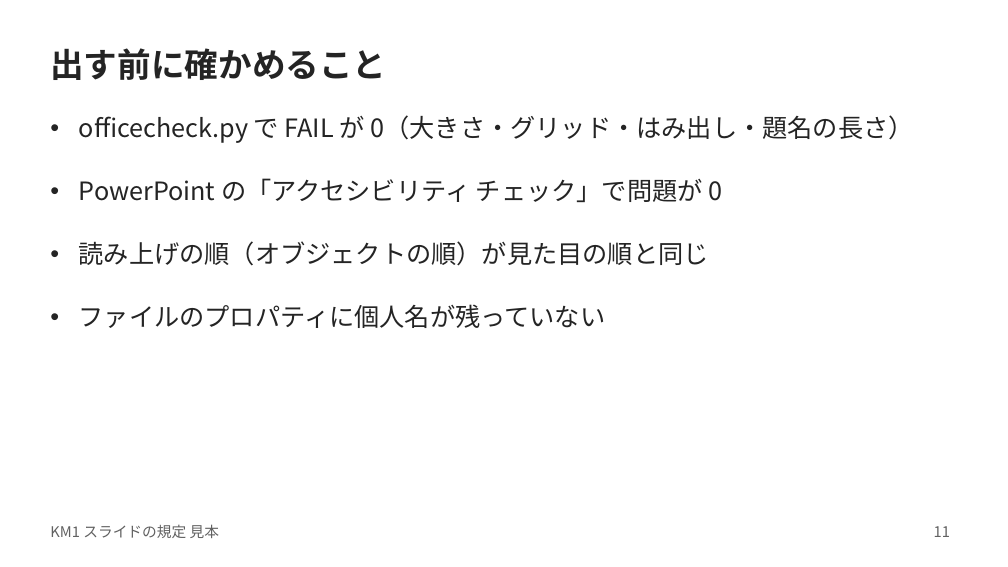
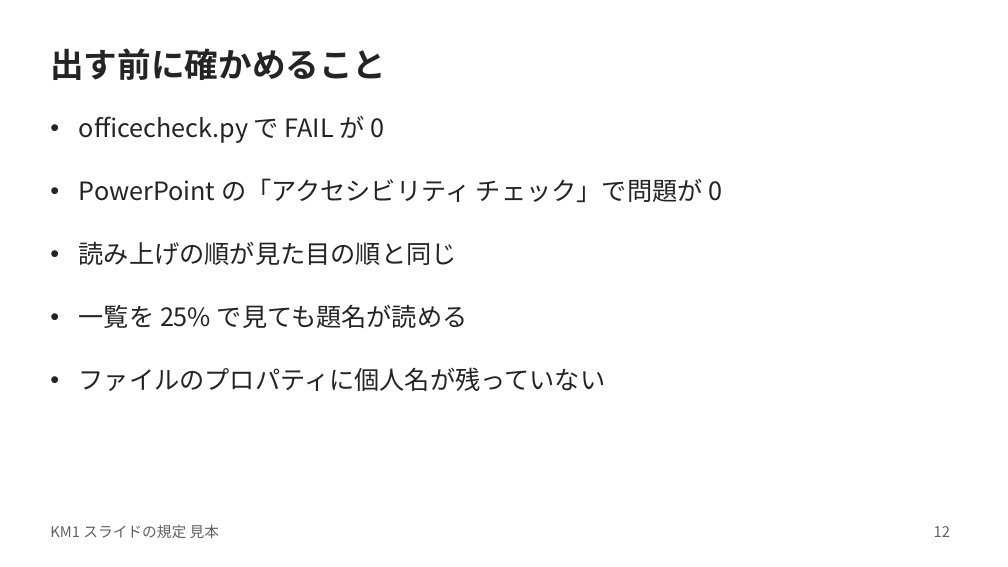
Before and after one commit to kami2news/km1-design-system, a slide deck: slide 12 of dist/KM1_スライド見本.pptx (slide 11 before the commit). Drawn at 1008x567 pixels with LibreOffice and Linux fonts; fonts in the diff are those of the drawing. Boxes give left, top, right and bottom in pixels: in the first picture for what was removed or moved away, otherwise in the second. Text is boxed around its words. In the diff, an @@ line names an element or a change of style, - is before the commit and + after.

```diff
--- a/dist/KM1_スライド見本.pptx
+++ b/dist/KM1_スライド見本.pptx
@@ text at [79, 116, 384, 143]: text changed @@
-• officecheck.py で FAIL が 0（大きさ・グリッド・はみ出し・題名の長さ）
+• officecheck.py で FAIL が 0
@@ text at [79, 241, 468, 328]: text changed @@
-• 読み上げの順（オブジェクトの順）が見た目の順と同じ
+• 読み上げの順が見た目の順と同じ
+• 一覧を 25% で見ても題名が読める
@@ page number at [934, 526, 950, 537]: text changed @@
-11
+12
```
Also in this commit, not shown: 8 other slides changed, 1 slide added, 7 other files.
